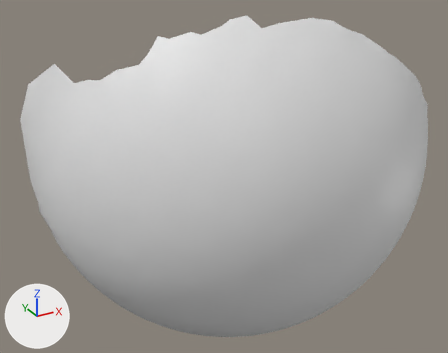
The OBJ model res/final/camerafocus/cleanedup/CameraFocus_P6.000001.obj as it was, and as the next commit left it.
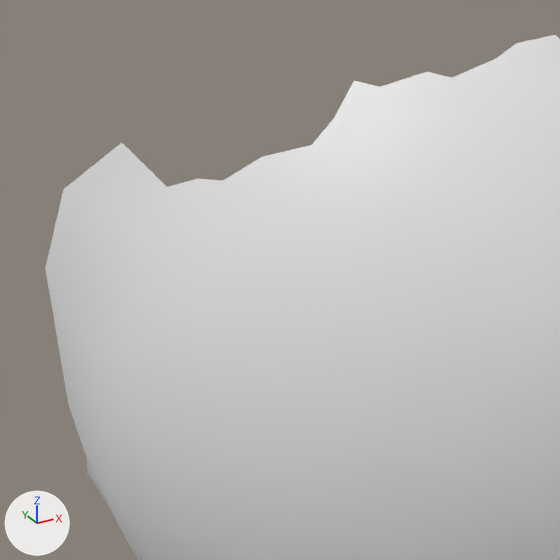
There are two pictures of each version: one whole from a 50 mm lens placed at (-139.0, -139.1, 118.3), pointed at (-32.0, 55.5, 20.9), one close up on the part from 0% to 56% of the width and 0% to 71% of the height. Arrows for +X, +Y and +Z are at lower left; the lights stay in place. Where no turn or scale is listed for an object, it has been applied to the vertices.

Objects in the first close-up: 'CameraFocus_P6.000001'.
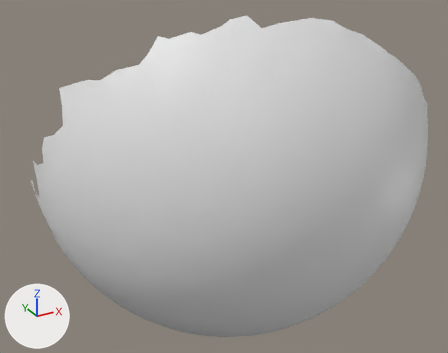
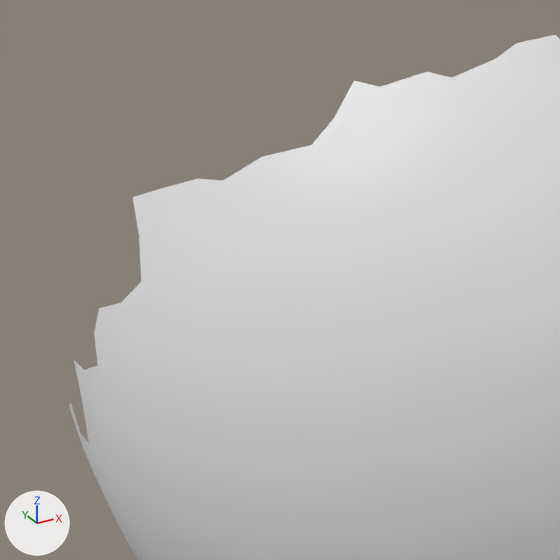
The change, as a diff of the scene's bpy script:
```diff
--- a/res/final/camerafocus/cleanedup/CameraFocus_P6.000001.obj.py
+++ b/res/final/camerafocus/cleanedup/CameraFocus_P6.000001.obj.py
@@ me_camerafocus_p6_000001 @@
 # used by ob_camerafocus_p6_000001; location = (0.0, 0.0, 0.0)
-me_camerafocus_p6_000001.from_pydata(...)  # 3925 vertices, 7780 faces; spans x -101.0..52.0, y -5.0..105.0, z -52.0..87.0
+me_camerafocus_p6_000001.from_pydata(...)  # 3921 vertices, 7761 faces; spans x -100.0..52.0, y -5.0..98.0, z -52.0..87.0
+# me_camerafocus_p6_000001 part 1
+# 4 vertices are removed from x -101.0..-91.0, y 64.0..105.0, z -1.0..70.0
+# 19 faces are deleted
```

Location of each change, [x1, y1, x2, y2] in pixels of the close-ups (560 x 560 px):
'CameraFocus_P6.000001', reshaped
    before: [45, 35, 560, 560]
    after: [69, 35, 560, 560]
part 1 of me_camerafocus_p6_000001, deleted
    before: [45, 143, 167, 508]
